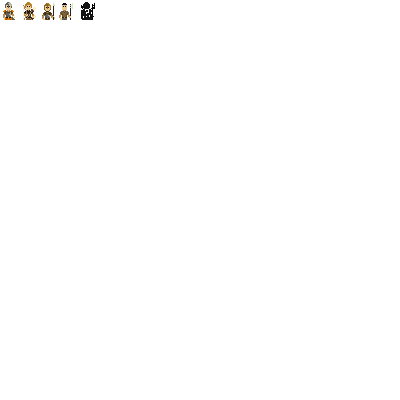
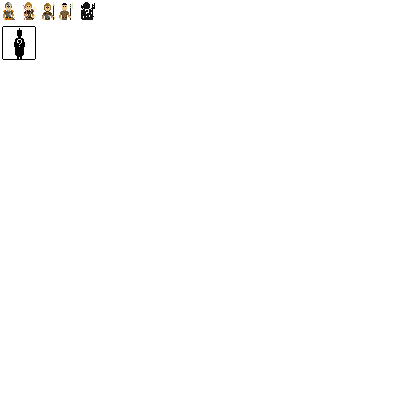
Layers edited between the first and the second 400px x 400px image:
added layer "Unknown Hero Icon" above "Unknown Human Icon" over left=2, top=26, right=36, bottom=60
